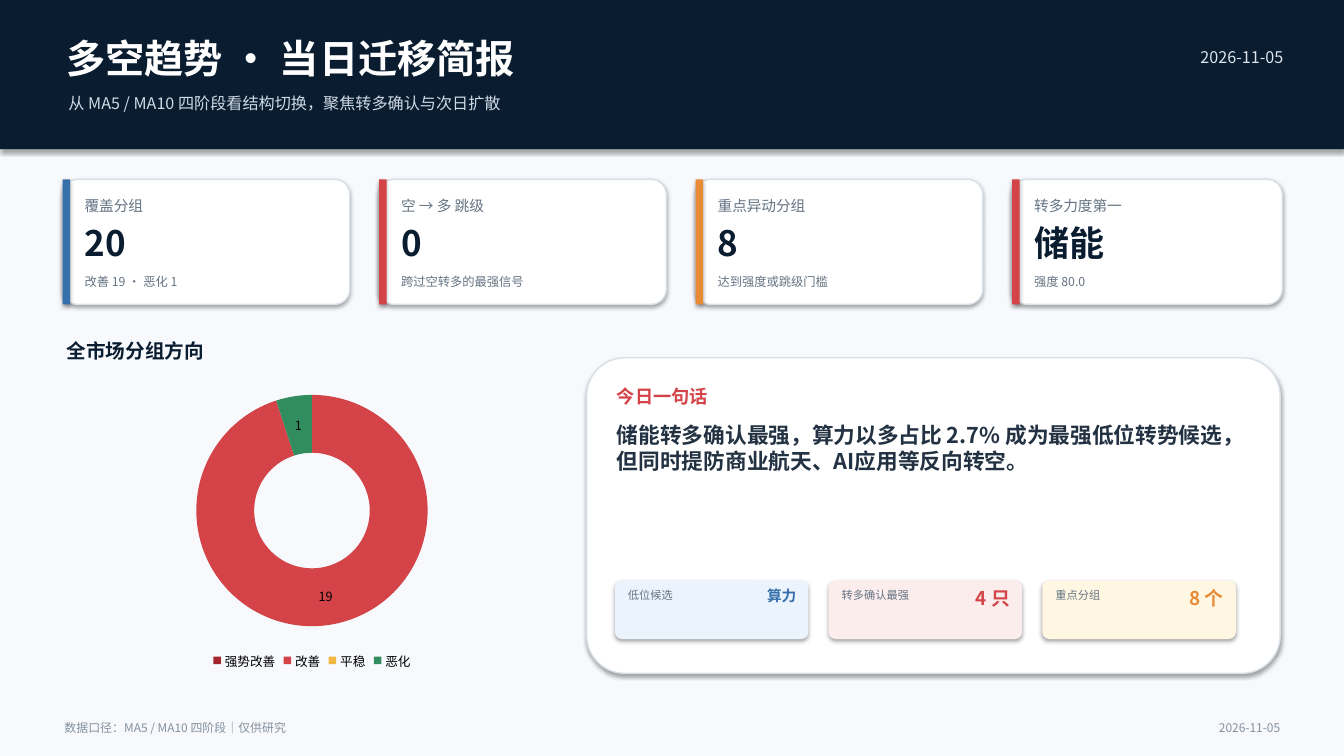
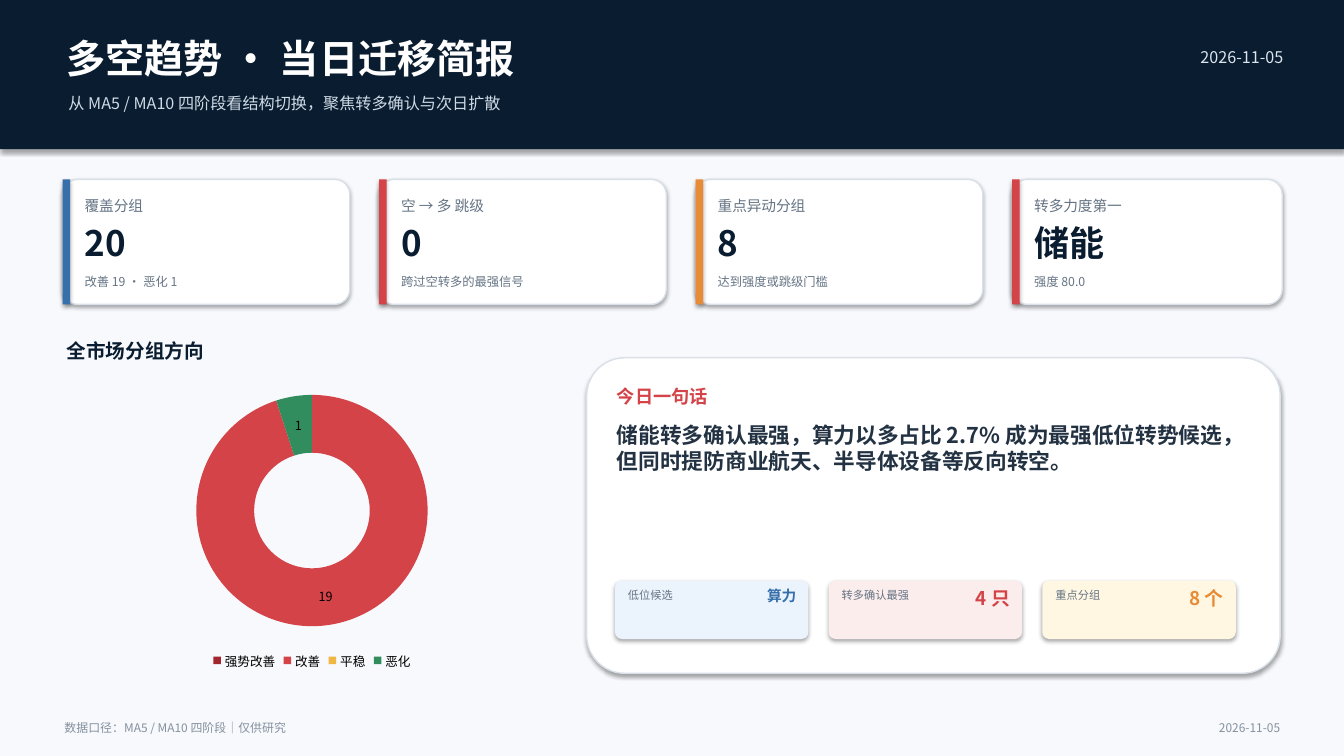
Before and after one commit to nancybhc/a-share-blast-lab, a slide deck: slide 1 of assets/多空阶段简报_2026-11-05.pptx. Drawn at 1344x756 pixels with LibreOffice and Linux fonts; fonts in the diff are those of the drawing. Boxes give left, top, right and bottom in pixels: in the first picture for what was removed or moved away, otherwise in the second. Text is boxed around its words. In the diff, an @@ line names an element or a change of style, - is before the commit and + after.

```diff
--- a/assets/多空阶段简报_2026-11-05.pptx
+++ b/assets/多空阶段简报_2026-11-05.pptx
@@ text at (617,424,1244,471): text changed @@
-储能转多确认最强，算力以多占比 2.7% 成为最强低位转势候选，但同时提防商业航天、AI应用等反向转空。
+储能转多确认最强，算力以多占比 2.7% 成为最强低位转势候选，但同时提防商业航天、半导体设备等反向转空。
```
Also in this commit, not shown: 3 other slides changed, 11 other files.
